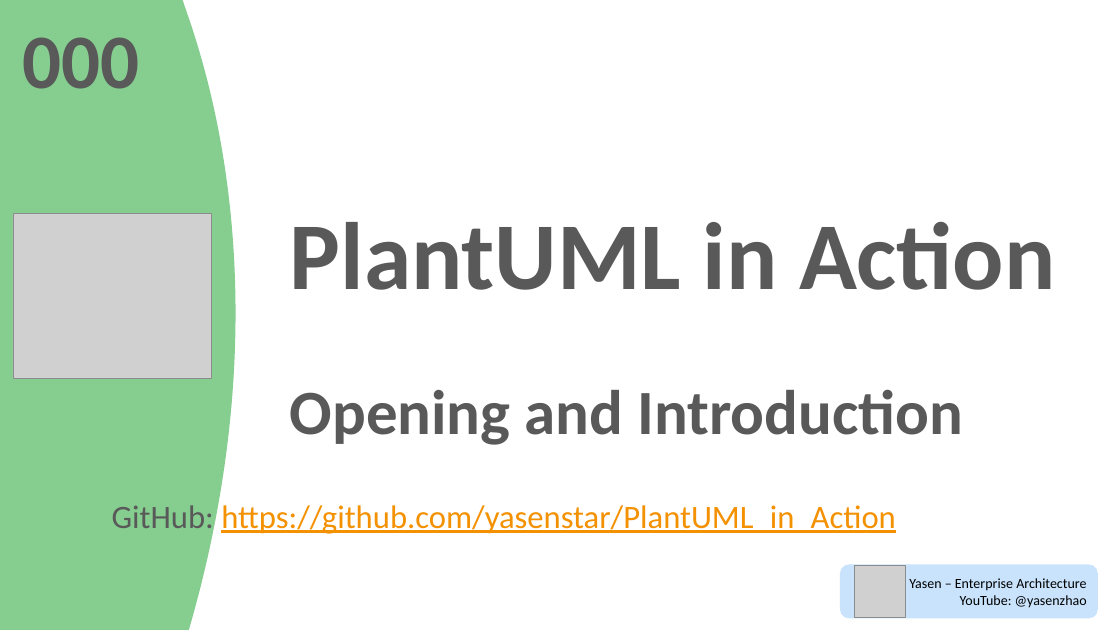
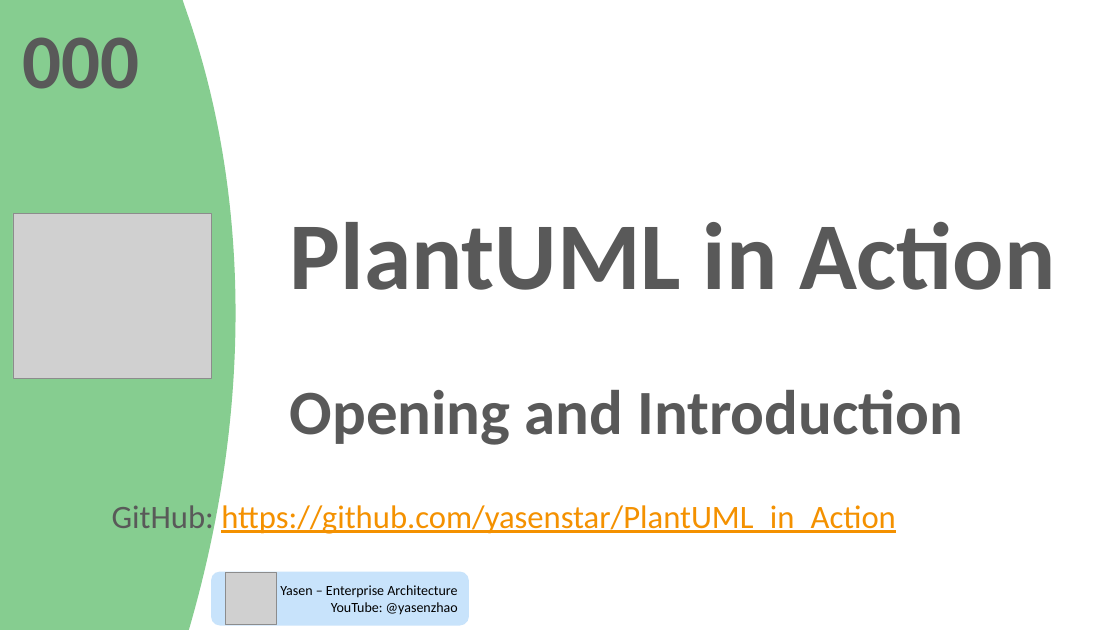
Before and after one commit to yasenstar/PlantUML_in_Action, a slide deck: slide 1 of PlantUML_in_Action.pptx. Drawn at 1120x630 pixels with LibreOffice and Linux fonts; fonts in the diff are those of the drawing; grey boxes stand for pictures; background and template pictures are left out. Boxes give left, top, right and bottom in pixels: in the first picture for what was removed or moved away, otherwise in the second. Text is boxed around its words. In the diff, an @@ line names an element or a change of style, - is before the commit and + after.

```diff
--- a/PlantUML_in_Action.pptx
+++ b/PlantUML_in_Action.pptx
@@ rounded rectangle "Yasen – Enterprise Architecture": place and size @@
-rounded rectangle "Yasen – Enterprise Architecture" at <box>840,565,1098,618</box>
+rounded rectangle "Yasen – Enterprise Architecture" at <box>211,571,469,625</box>
@@ picture: place and size @@
-picture at <box>854,565,906,618</box>
+picture at <box>225,572,276,625</box>
```
Also in this commit, not shown: 1 slide added.
